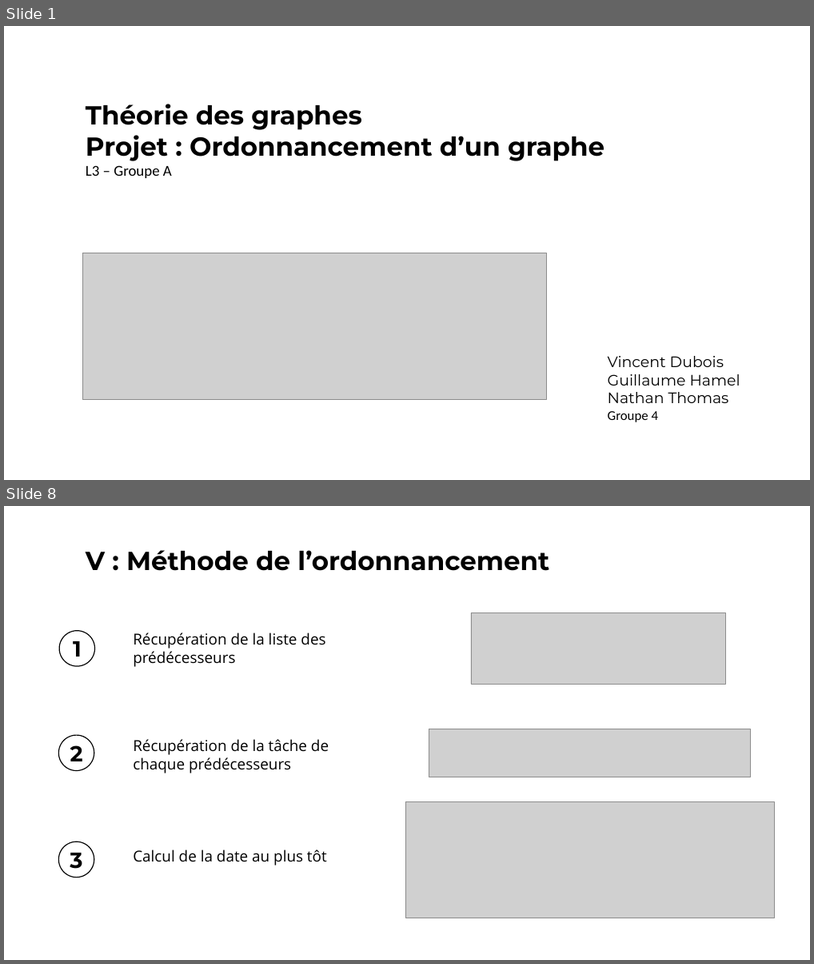
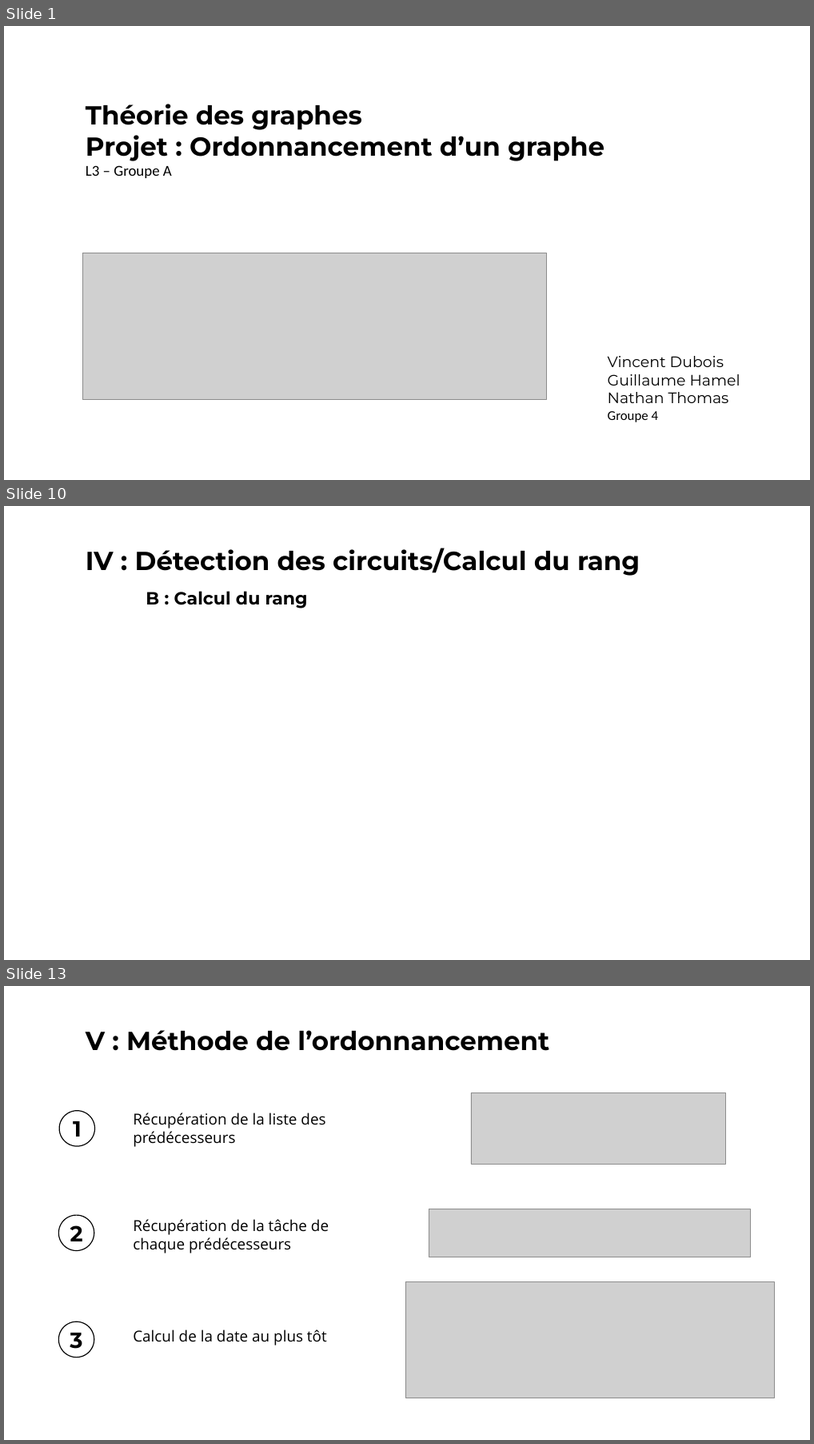
Before and after one commit to vincentdbs/ProjetTheorieDesGraphes, a slide deck: A4_Presentation.pptx. Shown one above the other, each under a label of ours: slides 1 and 8 before the commit, slides 1, 10 and 13 after it; the slides between them are not shown. The pictures are 814x964 and 814x1444 pixels, drawn with LibreOffice and Linux fonts; fonts in the diff are those of the drawing; grey boxes stand for pictures. Boxes give left, top, right and bottom in pixels: in the first picture for what was removed or moved away, otherwise in the second. Text is boxed around its words. In the diff, an @@ line names an element or a change of style, - is before the commit and + after.

```diff
--- a/A4_Presentation.pptx
+++ b/A4_Presentation.pptx
@@ slide 10 added at <box>4,506,810,960</box>, background #FFFFFF @@
@@ text added at <box>86,548,640,576</box>, 62 pt, text #000000, bold @@
+IV : Détection des circuits/Calcul du rang
@@ text added at <box>146,591,308,608</box>, 42 pt, text #000000, bold @@
+B : Calcul du rang
@@ what was slide 8 is now slide 13 @@
```
Also in this commit, not shown: 6 slides changed, 4 other slides added.
